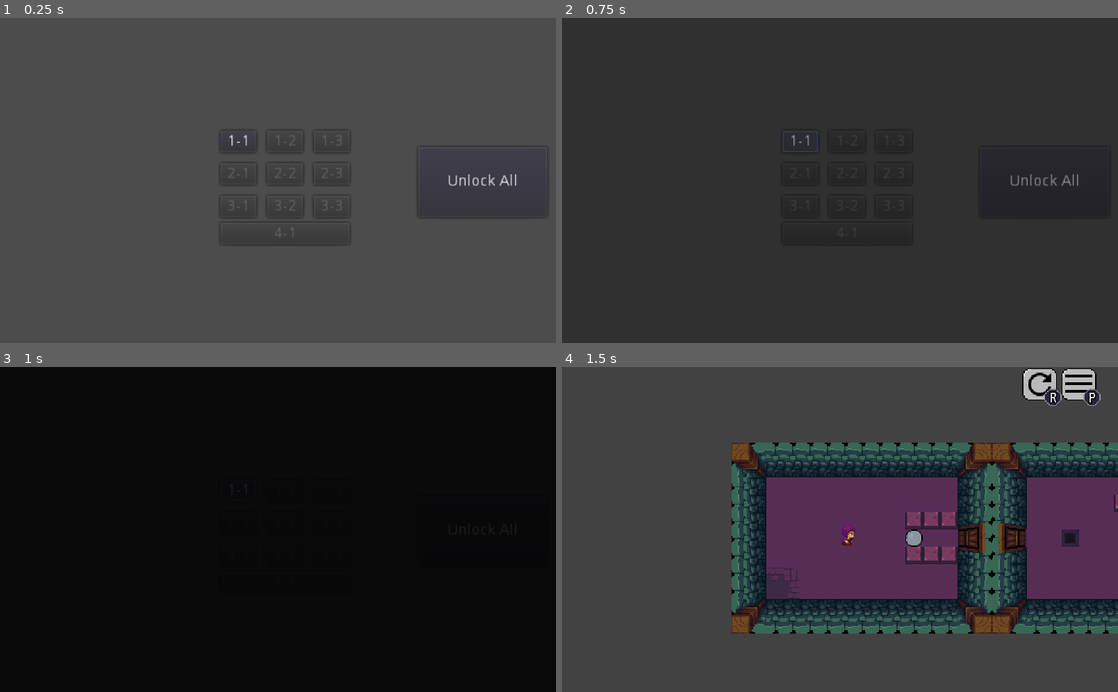
Above: before the commit, frames 1-4 (two rows, left to right).
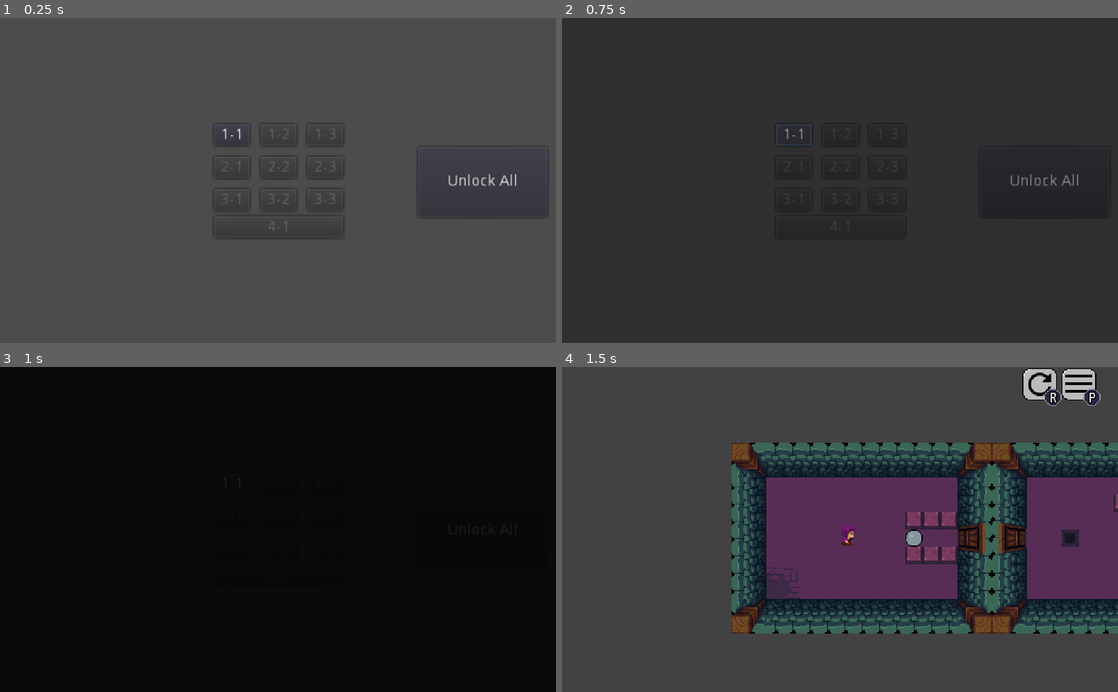
Above: after the commit, the same moments.

Repository: bc5g15/rock-push
Game: Godot game, scene res://Prefabs/Menu/LevelSelect.tscn
Same seed, same stepped clock (60 frames per second), same inputs: the game is played once before the commit and once after it. This scene is started directly instead of the project's main scene.
Inputs:
- Up to frame 1 (0.25 s): no input
- Up to frame 2 (0.75 s): click "1-1" at 0.5 s
- Up to frame 3 (1 s): no input
- Up to frame 4 (1.5 s): tap Enter (ui_accept) at 1.25 s; hold D (right) from 1.28 s (still down)

The runs differ from the first frame. In frame 1, 0.5% of the frame differs, in the area x 38-63%, y 32-70%; in frame 2, 0.1%; in frame 3, less than 0.1%; in frame 4, nothing differs.

Commit message:
Shift buttons a little

Diff:
--- a/Prefabs/Menu/LevelSelect.tscn
+++ b/Prefabs/Menu/LevelSelect.tscn
@@ -15,10 +15,10 @@
 anchor_top = 0.5
 anchor_right = 0.5
 anchor_bottom = 0.5
-margin_left = -53.5
-margin_top = -46.0
-margin_right = 53.5
-margin_bottom = 46.0
+margin_left = -59.5
+margin_top = -52.5
+margin_right = 59.5
+margin_bottom = 52.5
 custom_constants/separation = 5
 __meta__ = {
 "_edit_use_anchors_": false
